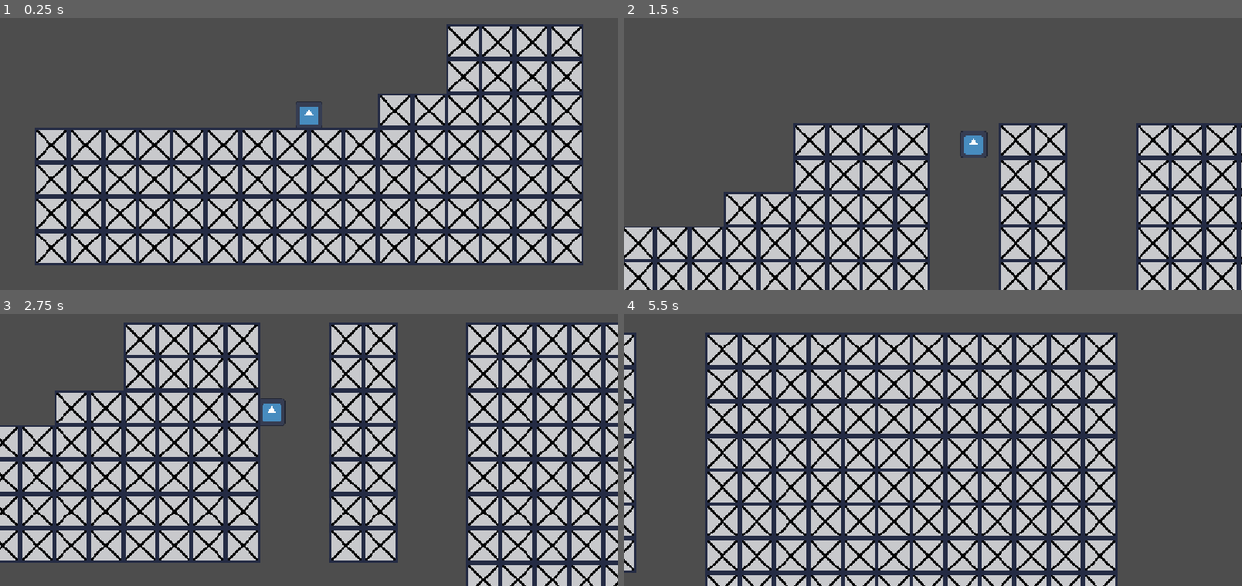
Above: before the commit, frames 1-4 (two rows, left to right).
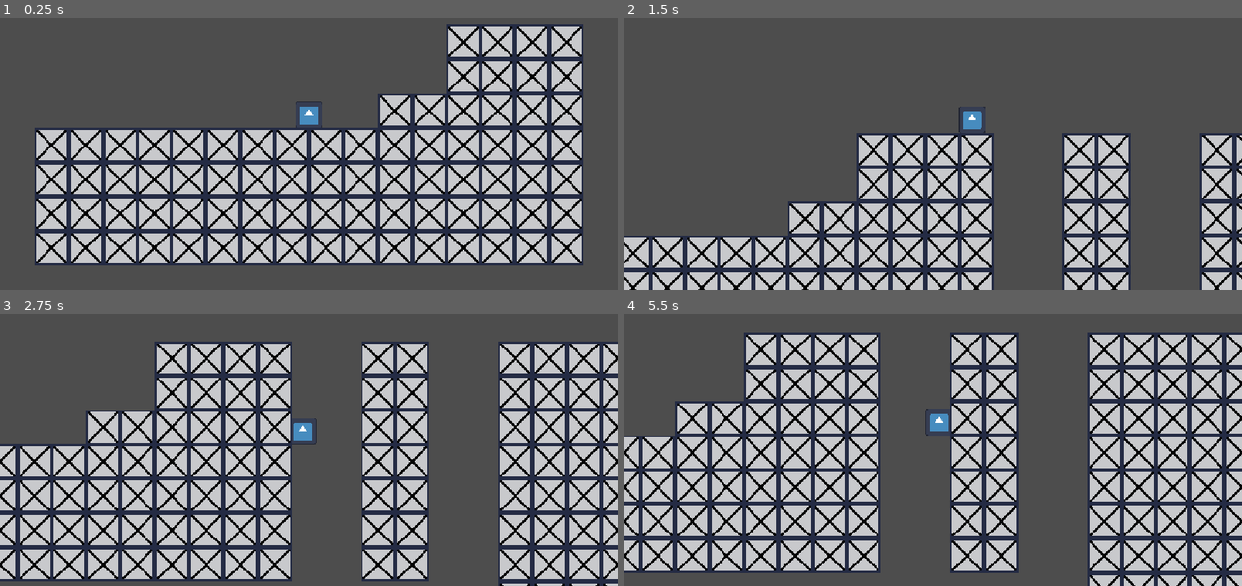
Above: after the commit, the same moments.

Repository: manninga-tech/Alex-M-Vinayak-A-Game-Project
Game: Godot game, scene res://scene/game.tscn
Same seed, same stepped clock (60 frames per second), same inputs: the game is played once before the commit and once after it. The engine's default icon, where the game draws it, is replaced by a stand-in: a white triangle on a blue panel in a dark square.
Inputs:
- Up to frame 1 (0.25 s): no input
- Up to frame 2 (1.5 s): tap Enter (ui_accept) at 0.5, 0.77 s; hold Right (ui_right) from 0.53 s (still down); tap Shift (dash) at 0.6, 1.35 s
- Up to frame 3 (2.75 s): tap Enter (ui_accept) at 1.52 s; release Right (ui_right) at 2.03 s; hold Left (ui_left) from 2.03 s (still down); tap Shift (dash) at 2.1 s
- Up to frame 4 (5.5 s): release Left (ui_left) at 2.78 s; hold Right (ui_right) 2.78-4.28 s; tap Shift (dash) every 0.75 s from 2.85 to 5.1 s; tap Enter (ui_accept) at 3.02, 3.77, 4.52 s; hold Left (ui_left) 4.28-5.03 s; hold Right (ui_right) from 5.03 s (still down)

The runs differ from the first frame. In frame 1, 0.3% of the frame differs, in the area x 6-94%, y 11-83%; in frame 2, 43%; in frame 3, 55%; in frame 4, 69%, in the area x 0-100%, y 6-100%.

Commit message:
Fixed placeholder texture having no collision

Diff:
--- a/new-game-project/scene/level_test.tscn
+++ b/new-game-project/scene/level_test.tscn
@@ -8,6 +8,7 @@
 texture = ExtResource("1_45imd")
 0:0/size_in_atlas = Vector2i(2, 2)
 0:0/0 = 0
+0:0/0/physics_layer_0/polygon_0/points = PackedVector2Array(-16, -16, 16, -16, 16, 16, -16, 16)
 
 [sub_resource type="TileSet" id="TileSet_nq2aw"]
 tile_size = Vector2i(32, 32)
